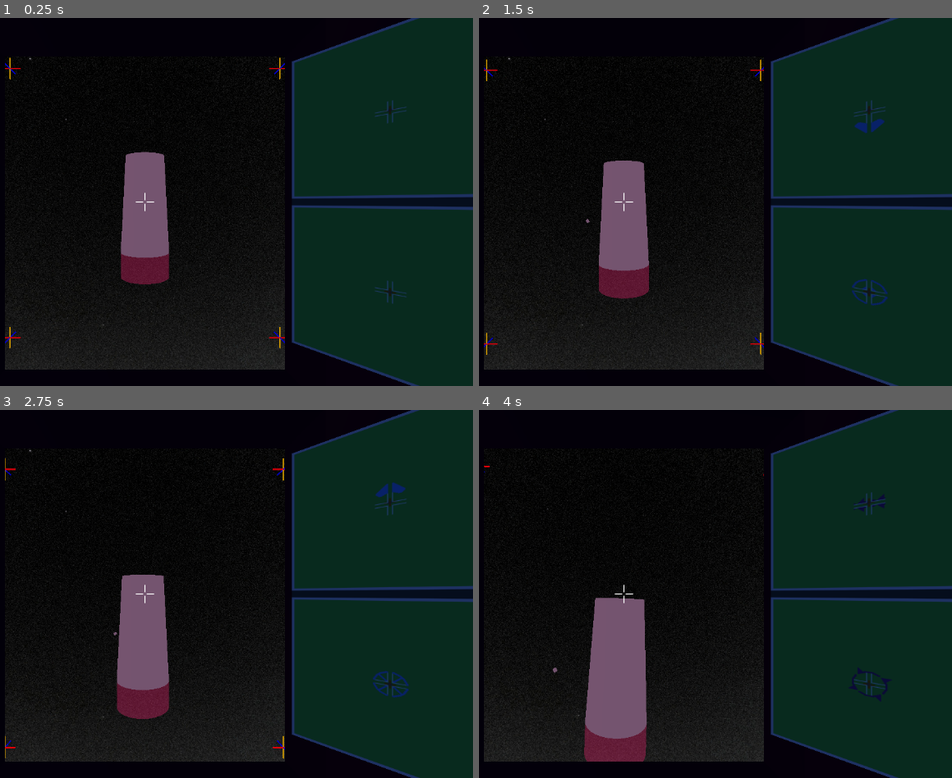
Above: before the commit, frames 1-4 (two rows, left to right).
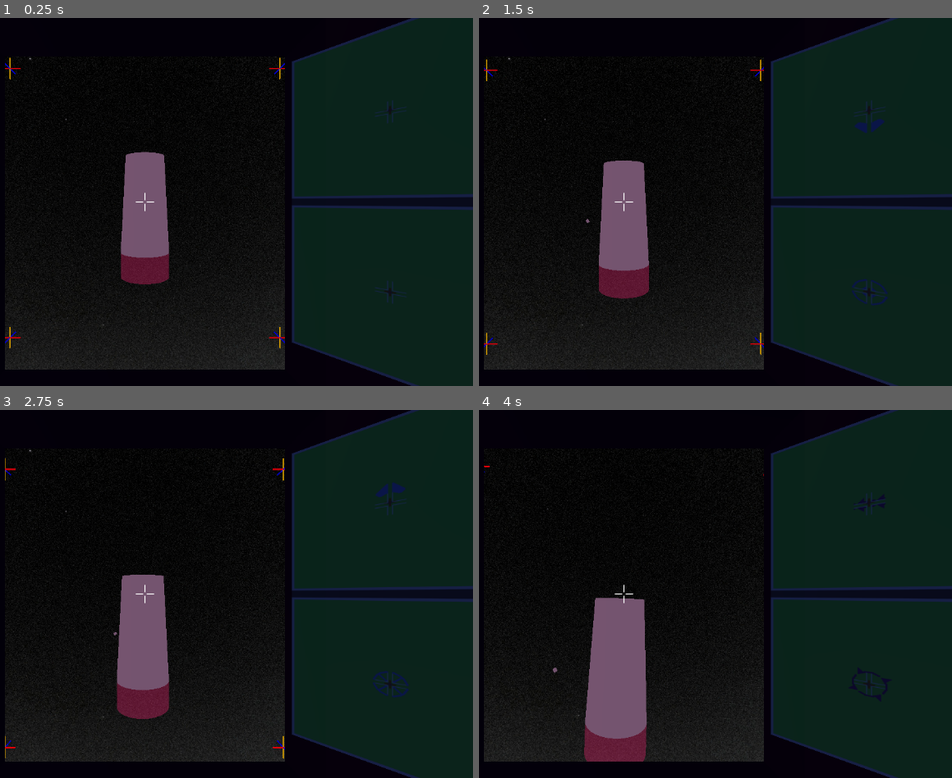
Above: after the commit, the same moments.

Repository: Wake1st/SpaceFlyer
Game: Godot game, scene res://level/space.tscn
Two runs of this game, one before a commit and one after it. Both use one fixed random seed, a clock stepped at 60 frames per second and the inputs below.
Inputs:
- Up to frame 1 (0.25 s): no input
- Up to frame 2 (1.5 s): tap Enter at 0.5 s; hold W (forward) 0.53-1.28 s; hold Keypad 8 (a-pitch) 0.53-1.28 s; hold S (backward) from 1.28 s (still down); tap Keypad 6 (a-roll) at 1.35 s
- Up to frame 3 (2.75 s): tap R (reset_level) at 2 s; release S (backward) at 2.03 s; hold W (forward) from 2.03 s (still down); hold D (a_yaw) from 2.03 s (still down)
- Up to frame 4 (4 s): release D (a_yaw) at 2.78 s; tap F (action) at 2.85 s; release W (forward) at 3.53 s; hold Keypad 4 (left) from 3.53 s (still down); tap Shift (control_mode_swap) at 3.6 s

The runs differ from the first frame. In frame 1, 1.0% of the frame differs, in the area x 61-100%, y 0-100%; in frame 2, 1.2%; in frame 3, 1.2%; in frame 4, 1.0%.

Commit message:
init - radar screen emission

Diff:
--- a/hardware/radar_panel/radar_background.tres
+++ b/hardware/radar_panel/radar_background.tres
@@ -1,7 +1,7 @@
 [gd_resource type="StyleBoxFlat" format=3 uid="uid://dr0e5uu6j0akk"]
 
 [resource]
-bg_color = Color(0.392157, 0.756863, 0.309804, 1)
+bg_color = Color(0.392157, 0.980392, 0.309804, 1)
 border_width_left = 4
 border_width_top = 4
 border_width_right = 4
--- a/hardware/radar_panel/radar_panel.tscn
+++ b/hardware/radar_panel/radar_panel.tscn
@@ -12,7 +12,11 @@
 [ext_resource type="Texture2D" uid="uid://b1m5ixqx8nvvj" path="res://hardware/radar_panel/assets/rotate-ccw.png" id="11_daio2"]
 
 [sub_resource type="StandardMaterial3D" id="StandardMaterial3D_185hk"]
-albedo_color = Color(0.152941, 0.380392, 0.509804, 0.588235)
+transparency = 1
+albedo_color = Color(0.286174, 0.73631, 1, 0.313726)
+emission_enabled = true
+emission = Color(0, 0, 0.156863, 1)
+emission_energy_multiplier = 0.2
 
 [sub_resource type="QuadMesh" id="QuadMesh_yedgm"]
 
